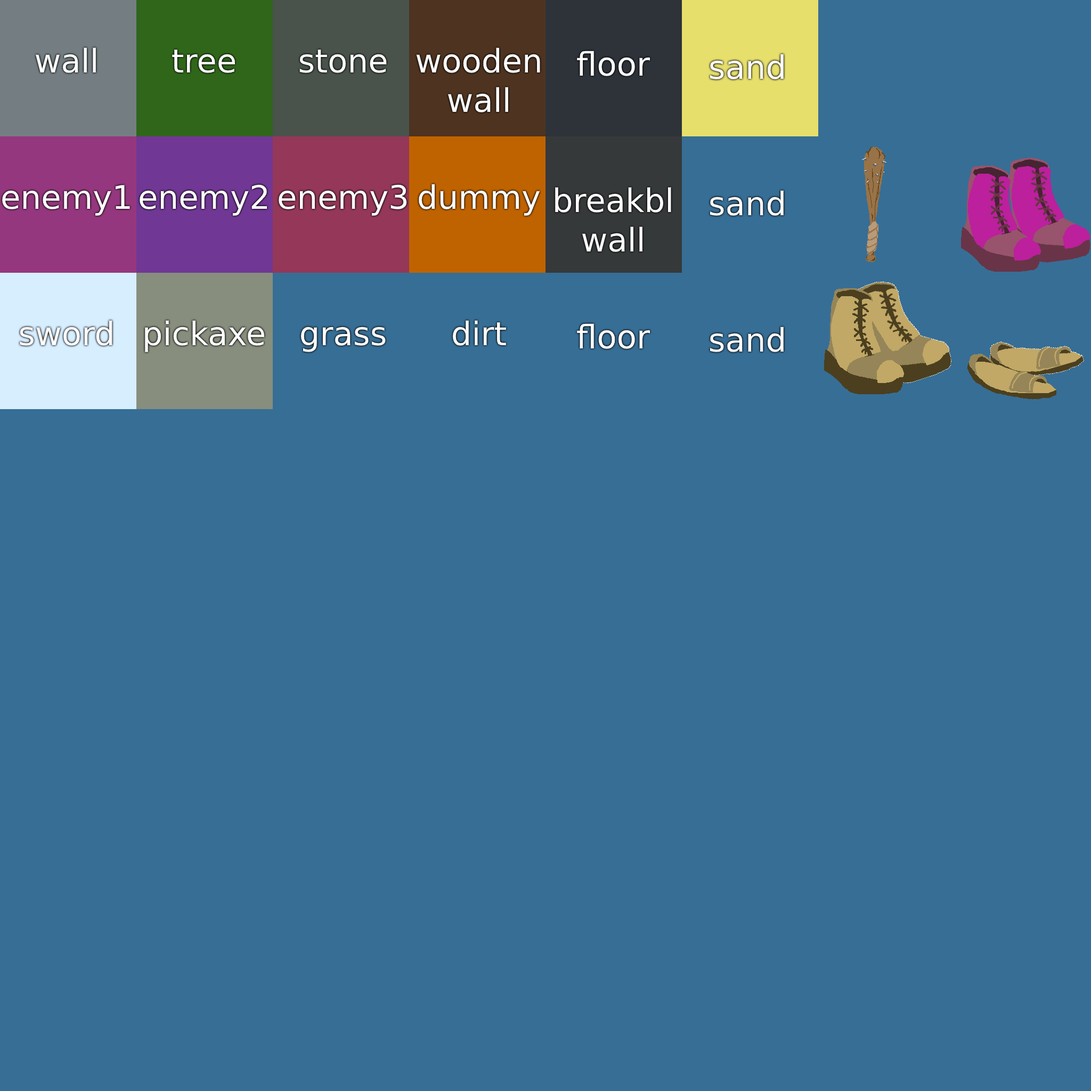
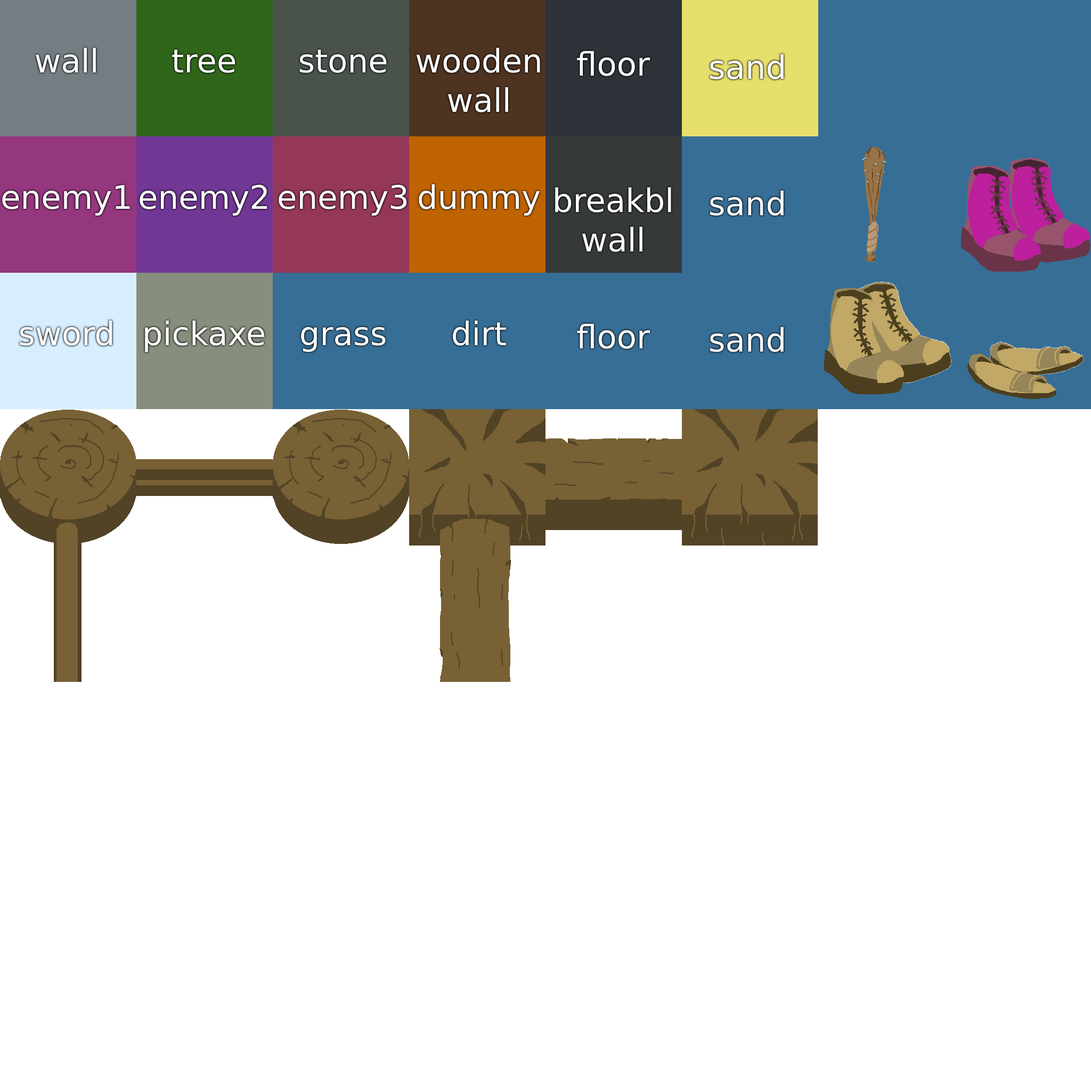
Two versions of the same layered image (1091x1091). Layer-by-layer changes:
removed group "ROW 1 copy 8" (16 layers) over [0, 955, 1091, 1091]
removed group "ROW 1 copy 7" (16 layers) over [0, 818, 1091, 956]
removed layer "Layer 1 copy" (2nd of 8, in "ROW 1 copy 7") from group "ROW 1 copy 7" over [0, 818, 137, 956]
removed layer "Layer 1 copy 7" (2nd of 8, in "ROW 1 copy 7") from group "ROW 1 copy 7" over [136, 818, 273, 956]
removed layer "Layer 1 copy 3" (2nd of 8, in "ROW 1 copy 7") from group "ROW 1 copy 7" over [272, 818, 410, 956]
removed layer "Layer 1 copy 4" (2nd of 8, in "ROW 1 copy 7") from group "ROW 1 copy 7" over [409, 818, 546, 956]
removed layer "Layer 1 copy 5" (2nd of 8, in "ROW 1 copy 7") from group "ROW 1 copy 7" over [545, 818, 683, 956]
removed layer "Layer 1 copy 6" (2nd of 8, in "ROW 1 copy 7") from group "ROW 1 copy 7" over [682, 818, 819, 956]
removed layer "Layer 1 copy 2" (2nd of 8, in "ROW 1 copy 7") from group "ROW 1 copy 7" over [818, 818, 956, 956]
removed group "ROW 1 copy 6" (16 layers) over [0, 682, 1091, 819]
removed layer "Layer 1 copy 3" (3rd of 8, in "ROW 1 copy 6") from group "ROW 1 copy 6" over [272, 682, 410, 819]
removed group "ROW 1 copy 5" (16 layers) over [0, 545, 1091, 683]
removed layer "Layer 1 copy 3" (4th of 8, in "ROW 1 copy 5") from group "ROW 1 copy 5" over [272, 545, 410, 683]
renamed "Layer 1 copy 4" to "Layer 6", moved it out of group "ROW 1 copy 5", painted on it over [409, 409, 819, 683]
removed layer "Layer 1 copy 5" (4th of 8, in "ROW 1 copy 5") from group "ROW 1 copy 5" over [545, 545, 683, 683]
removed layer "Layer 1 copy 2" (4th of 8, in "ROW 1 copy 5") from group "ROW 1 copy 5" over [818, 545, 956, 683]
moved "Layer 5" above "Layer 2", painted on it over [0, 409, 1091, 683]
removed group "ROW 1 copy 4" (16 layers) over [0, 409, 1091, 546]
hid "Background", painted on it over [0, 409, 1091, 1091]
…and 29 more changes (29 removed)
